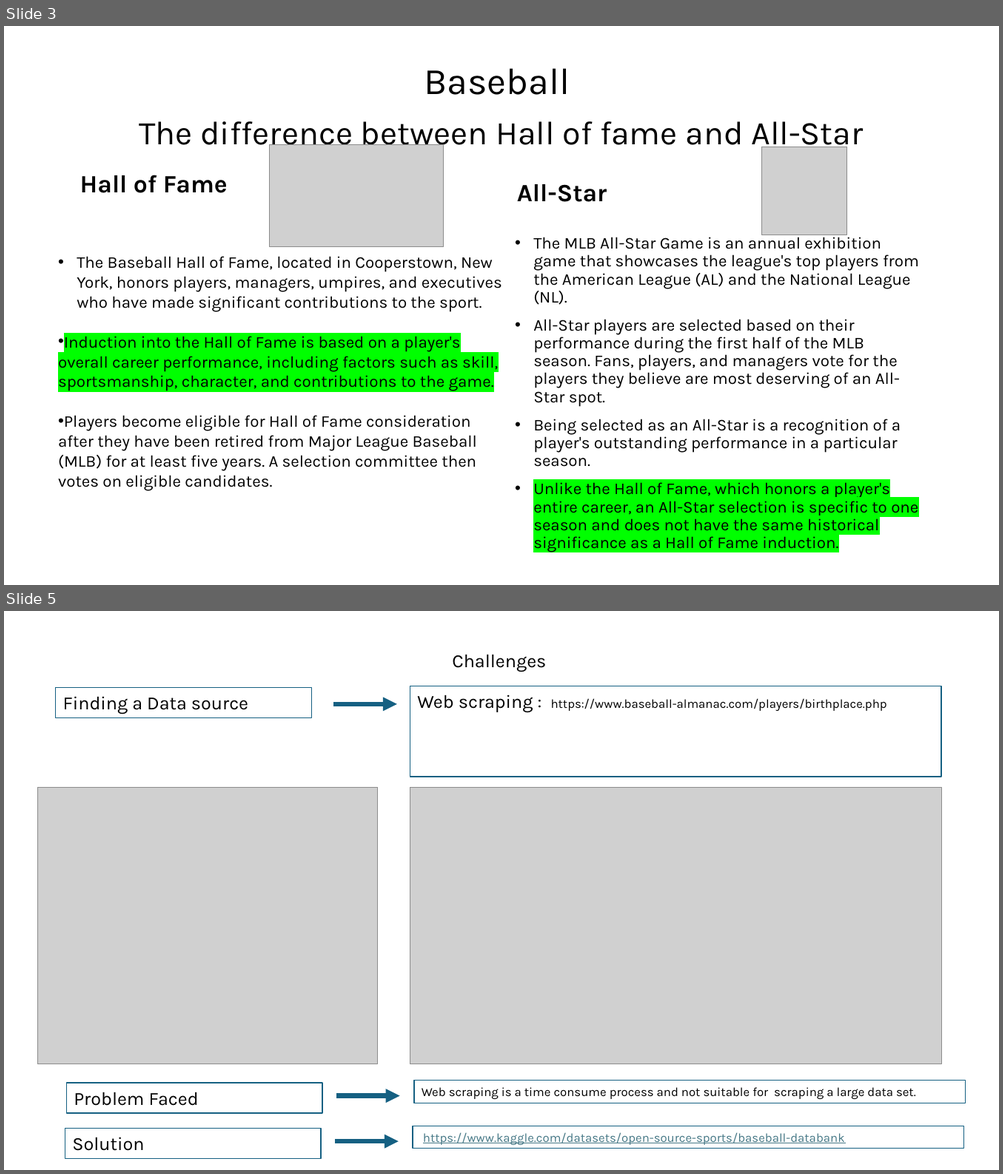
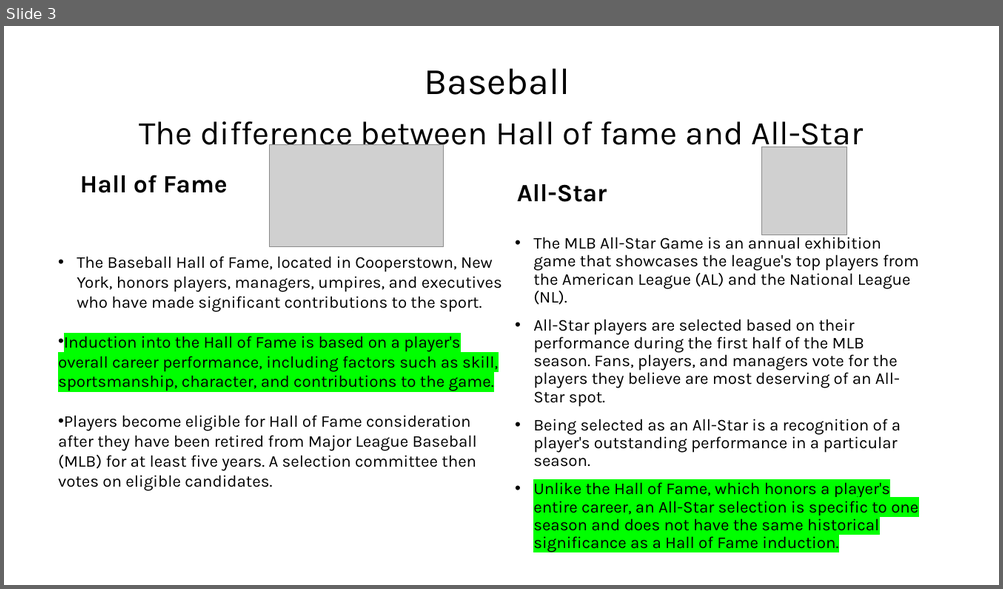
Before and after one commit to leeju09/Project-3-Baseball-, a slide deck: Presentation/Proect3_Group3.pptx. Shown one above the other, each under a label of ours: slides 3 and 5 before the commit, slide 3 after it; the slides between them are not shown. The pictures are 1003x1174 and 1003x589 pixels, drawn with LibreOffice and Linux fonts; fonts in the diff are those of the drawing; grey boxes stand for pictures. Boxes give left, top, right and bottom in pixels: in the first picture for what was removed or moved away, otherwise in the second. Text is boxed around its words. In the diff, an @@ line names an element or a change of style, - is before the commit and + after.

```diff
--- a/Presentation/Proect3_Group3.pptx
+++ b/Presentation/Proect3_Group3.pptx
@@ slide 5 removed at [4, 611, 999, 1170], background #FFFFFF @@
@@ text removed at [452, 654, 546, 672] @@
-Challenges
@@ rectangle removed at [56, 688, 311, 718] @@
-Finding a Data source
@@ rectangle removed at [410, 686, 941, 777] @@
-Web scraping : https://www.baseball-almanac.com/players/birthplace.php
@@ arrow removed from (334, 704) to (397, 704) @@
@@ picture removed at [37, 787, 378, 1065] @@
@@ picture removed at [410, 787, 941, 1065] @@
@@ rectangle removed at [67, 1083, 323, 1113] @@
-Problem Faced
@@ arrow removed from (337, 1096) to (399, 1096) @@
@@ rectangle removed at [414, 1081, 965, 1103] @@
-Web scraping is a time consume process and not suitable for scraping a large data set.
@@ rectangle removed at [65, 1129, 321, 1159] @@
-Solution
@@ arrow removed from (336, 1142) to (398, 1142) @@
@@ rectangle removed at [413, 1127, 965, 1149] @@
-https://www.kaggle.com/datasets/open-source-sports/baseball-databank
```
Also in this commit, not shown: 1 slide changed, 1 slide added, 4 other slides removed.
